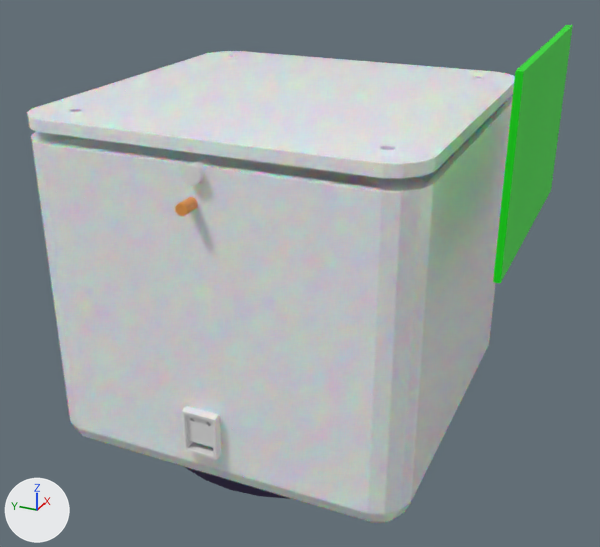
The Blender file 3dModel/Topf2.blend: old version first, new version second.
The view is the same before and after, from a 50 mm lens placed at (-354.0, -172.0, 155.0), pointed at (3.0, -11.0, -23.0). Arrows for +X, +Y and +Z are at lower left; the lights stay in place.

Before the edit, the objects in view are built like this:
```python
ob_bh1750_mount_6 = bpy.data.objects.new('BH1750_mount_6', me_bh1750_mount_6)
ob_bh1750_mount_6.location = (-68.3, 0.5, -68.5)
ob_bh1750_mount_6.rotation_euler = (-1.571, 0.0, 1.571)  # degrees (-90, 0, 90)
ob_bh1750_mount_6.scale = (1.03, 1.0, 1.0)
ob_boden_gehäuse = bpy.data.objects.new('Boden_Gehäuse', me_würfel_002)
ob_boden_gehäuse.location = (13.0, -2.8, -12.7)
ob_boden_gehäuse.rotation_euler = (0.0, 0.0, 1.569)  # degrees (0, 0, 90)
ob_boden_gehäuse.scale = (92.8, 92.8, 92.8)
ob_bodenfeuchtigkeitsensor = bpy.data.objects.new('Bodenfeuchtigkeitsensor', me_würfel_004)
ob_bodenfeuchtigkeitsensor.location = (18.6, -59.0, -31.8)
ob_bodenfeuchtigkeitsensor.rotation_euler = (-1.571, 0.0, 0.0)  # degrees (-90, 0, 0)
ob_bodenfeuchtigkeitsensor.scale = (16.8, 72.8, 0.479)
ob_gehäuse = bpy.data.objects.new('Gehäuse', me_würfel)
ob_gehäuse.location = (13.0, -2.8, -12.7)
ob_gehäuse.scale = (92.8, 92.8, 92.8)
ob_großes_lochausschneider = bpy.data.objects.new('Großes_LochAusschneider', me_zylinder_001)
ob_großes_lochausschneider.location = (12.99, -2.828, -58.57)
ob_großes_lochausschneider.scale = (75.5, 75.5, 75.5)
ob_innentopf = bpy.data.objects.new('innenTopf', me_zylinder)
ob_innentopf.location = (13.0, -2.8, 37.4)
ob_innentopf.scale = (77.0, 77.0, 77.0)
ob_karbel_loch = bpy.data.objects.new('karbel_Loch', me_zylinder_002)
ob_karbel_loch.location = (-78.6, -2.8, 54.0)
ob_karbel_loch.rotation_euler = (0.0, 1.571, 0.0)  # degrees (0, 90, 0)
ob_schraubenloch = bpy.data.objects.new('Schraubenloch', me_zylinder_003)
ob_schraubenloch.location = (86.2, 70.1, 57.1)
ob_schraubenloch.scale = (299.0, 299.0, 175.0)
ob_temperatursensor = bpy.data.objects.new('temperatursensor', me_zylinder_005)
ob_temperatursensor.location = (-77.5, 0.0, 40.7)
ob_temperatursensor.rotation_euler = (0.0, 1.571, 0.0)  # degrees (0, 90, 0)
ob_temperatursensor.scale = (5.35, 5.35, 2.79)
# me_würfel_002
# before: 20 (0.801, 0.0, 0.806), 21 (0.801, 0.0, 0.806), 29 (0.801, -0.67, 0.806), 59 (0.851, -0.712, 0.865), 62 (0.778, -0.726, 0.865)
# before: 63 (0.801, -0.67, 0.865), 64 (0.801, 0.0, 0.865), 65 (0.801, 0.0, 0.865), 66 (0.851, 0.0, 0.865), 72 (0.778, -0.726, 0.865)
# before: 73 (0.801, -0.67, 0.865), 85 (0.753, -0.75, 0.865), 86 (0.737, -0.734, 0.865), 87 (0.0, 0.0, 0.865)
# also in view: 'plattine' at (0.0, -122.0, 60.0)
```
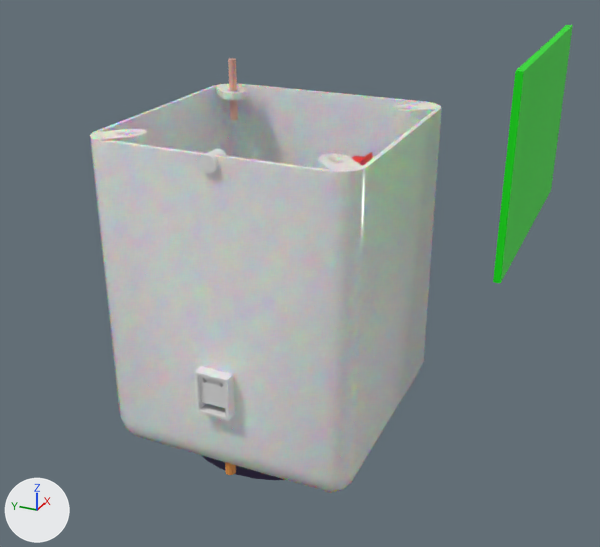
ob_großes_lochausschneider is not drawn itself; it is used by a modifier of ob_gehäuse.
ob_bh1750_mount_6_001 is not drawn itself; it is used by a modifier of ob_gehäuse.
ob_bh1750_mount_6_zum_aushüllen is not drawn itself; it is used by a modifier of ob_gehäuse.
ob_aaaaalcd16x2_case_geklaut_und_verändert_001 is not drawn itself; it is used by a modifier of ob_gehäuse.

Location of each change, [x1, y1, x2, y2] in pixels of the pictures (600 x 547 px):
'Gehäuse', shading changed, moved, turned, rescaled, reshaped: before [31, 95, 513, 523]; after [90, 84, 442, 493]
'Boden_Gehäuse', hidden: before [27, 51, 515, 179]
'BH1750_mount_6', moved: before [181, 406, 221, 460]; after [194, 366, 235, 421]
'innenTopf', shading changed, moved, rescaled: before [185, 467, 290, 499]; after [201, 455, 285, 480]
'karbel_Loch', moved: before [183, 159, 211, 185]; after [199, 149, 227, 174]
'temperatursensor', moved, turned: before [175, 197, 198, 216]; after [225, 462, 236, 475]
'Schraubenloch', shown (beige): after [228, 58, 238, 120]
'Bodenfeuchtigkeitsensor', moved (not visible before): after [352, 152, 372, 166]
part 2 of me_zylinder, shading changed: before [185, 467, 290, 499]; after [201, 455, 285, 480]
part 4 of me_würfel, shading changed: before [31, 95, 513, 523]; after [90, 84, 442, 493]
part 7 of me_würfel_002, cut back: before [76, 58, 486, 145]
part 8 of me_würfel_002, shading changed: before [27, 51, 515, 179]
part 10 of me_zylinder_003, shading changed: before [69, 56, 484, 150]; after [123, 58, 413, 161]

Edits to the bpy script that builds the scene:
```text
Change me_zylinder:
    where me_zylinder.from_pydata(...)  # 416 vertices, 386 faces; spans x -1.0..1.0, y -1.0..1.0, z -1.99..-0.55
    used by ob_innentopf; location = (13.0, -2.8, 37.4); scale = (77.0, 77.0, 77.0)
    me_zylinder part 1: all faces are now shaded smooth (386 of 386 changed)
    me_zylinder part 2: edges marked sharp go from 0 to 192
Change me_würfel:
    where me_würfel.from_pydata(...)  # 76 vertices, 64 faces; spans x 0.0..1.0, y 0.0..1.0, z -1.0..0.75
    used by ob_gehäuse; location = (13.0, -2.8, -12.7); scale = (92.8, 92.8, 92.8)
    me_würfel part 3: all faces are now shaded smooth (64 of 64 changed)
    me_würfel part 4: edges marked sharp go from 0 to 30
Change me_zylinder_001:
    where me_zylinder_001.from_pydata(...)  # 64 vertices, 34 faces; spans x -1.0..1.0, y -1.0..1.0, z -1.0..1.0
    used by ob_großes_lochausschneider; location = (12.99, -2.828, -58.57); scale = (75.5, 75.5, 75.5)
    me_zylinder_001 part 5: all faces are now shaded smooth (34 of 34 changed)
    me_zylinder_001 part 6: edges marked sharp go from 0 to 64
Change me_würfel_002:
    used by ob_boden_gehäuse; location = (13.0, -2.8, -12.7); rotation_euler = (0.0, 0.0, 1.569), in degrees (0, 0, 90); scale = (92.8, 92.8, 92.8)
    verts and faces of me_würfel_002; kept vertices keep their numbers, new ones are numbered from 88
    remove me_würfel_002.from_pydata(...)  # 88 vertices, 76 faces; spans x 0.0..1.003, y -1.0..0.0, z 0.806..0.865
    add me_würfel_002.from_pydata(...)  # 86 vertices, 72 faces; spans x 0.0..1.003, y -1.0..0.0, z 0.806..0.865
    me_würfel_002 part 7
    add delete_vertices([65, 73])  # with the faces that use them
    add faces += [(63, 86, 85, 72), (63, 64, 87, 86), (59, 66, 64, 63)]
    me_würfel_002 part 8: 69 kept faces spanning x 0.0..1.003, y -1.0..0.0, z 0.806..0.865 are now shaded smooth
Change me_zylinder_003:
    where me_zylinder_003.from_pydata(...)  # 64 vertices, 34 faces; spans x -0.01..0.01, y -0.01..0.01, z -0.095..0.095
    used by ob_schraubenloch; location = (86.2, 70.1, 57.1); scale = (299.0, 299.0, 175.0)
    me_zylinder_003 part 9: all faces are now shaded smooth (34 of 34 changed)
    me_zylinder_003 part 10: edges marked sharp go from 0 to 64
Change ob_temperatursensor:
    ob_temperatursensor.rotation_euler: (0.0, 1.571, 0.0) -> (0.0, 0.0, 0.0)  # degrees (0, 90, 0) -> degrees (0, 0, 0)
    ob_temperatursensor.location: (-77.5, 0.0, 40.7) -> (-57.7, 0.0, -98.9)
Change ob_bodenfeuchtigkeitsensor:
    ob_bodenfeuchtigkeitsensor.location: (18.6, -59.0, -31.8) -> (1.4, -42.1, -31.8)
Change ob_innentopf:
    ob_innentopf.location: (13.0, -2.8, 37.4) -> (0.0, 0.0, 37.4)
    ob_innentopf.scale: (77.0, 77.0, 77.0) -> (52.1, 52.1, 77.0)
Change ob_gehäuse:
    ob_gehäuse.location: (13.0, -2.8, -12.7) -> (0.0, 0.0, -12.7)
    ob_gehäuse.scale: (92.8, 92.8, 92.8) -> (65.7, 65.7, 92.8)
Change ob_großes_lochausschneider:
    ob_großes_lochausschneider.location: (12.99, -2.828, -58.57) -> (0.0, 0.0, -58.57)
    ob_großes_lochausschneider.scale: (75.5, 75.5, 75.5) -> (51.1, 51.1, 75.5)
Change ob_boden_gehäuse:
    ob_boden_gehäuse.location: (13.0, -2.8, -12.7) -> (0.0, 0.0, -12.7)
    ob_boden_gehäuse.scale: (92.8, 92.8, 92.8) -> (65.7, 65.7, 92.8)
    add ob_boden_gehäuse.hide_set(True)
Change ob_schraubenloch:
    remove ob_schraubenloch.hide_set(True)
    ob_schraubenloch.location: (86.2, 70.1, 57.1) -> (49.8, 50.4, 57.1)
    ob_schraubenloch.scale: (299.0, 299.0, 175.0) -> (212.0, 212.0, 175.0)
Change ob_karbel_loch:
    ob_karbel_loch.location: (-78.6, -2.8, 54.0) -> (-63.2, -1.1, 54.0)
Change ob_bh1750_mount_6_001:
    ob_bh1750_mount_6_001.location: (-68.35, 0.489, -68.47) -> (-55.66, 0.489, -54.88)
Change ob_bh1750_mount_6:
    ob_bh1750_mount_6.location: (-68.3, 0.5, -68.5) -> (-55.7, 0.5, -54.9)
Change ob_bh1750_mount_6_zum_aushüllen:
    ob_bh1750_mount_6_zum_aushüllen.location: (-68.35, 0.489, -68.47) -> (-55.66, 0.489, -54.88)
Change ob_aaaaalcd16x2_case_geklaut_und_verändert_001:
    ob_aaaaalcd16x2_case_geklaut_und_verändert_001.location: (79.33, 38.37, -18.03) -> (41.42, 38.37, -18.03)
```
